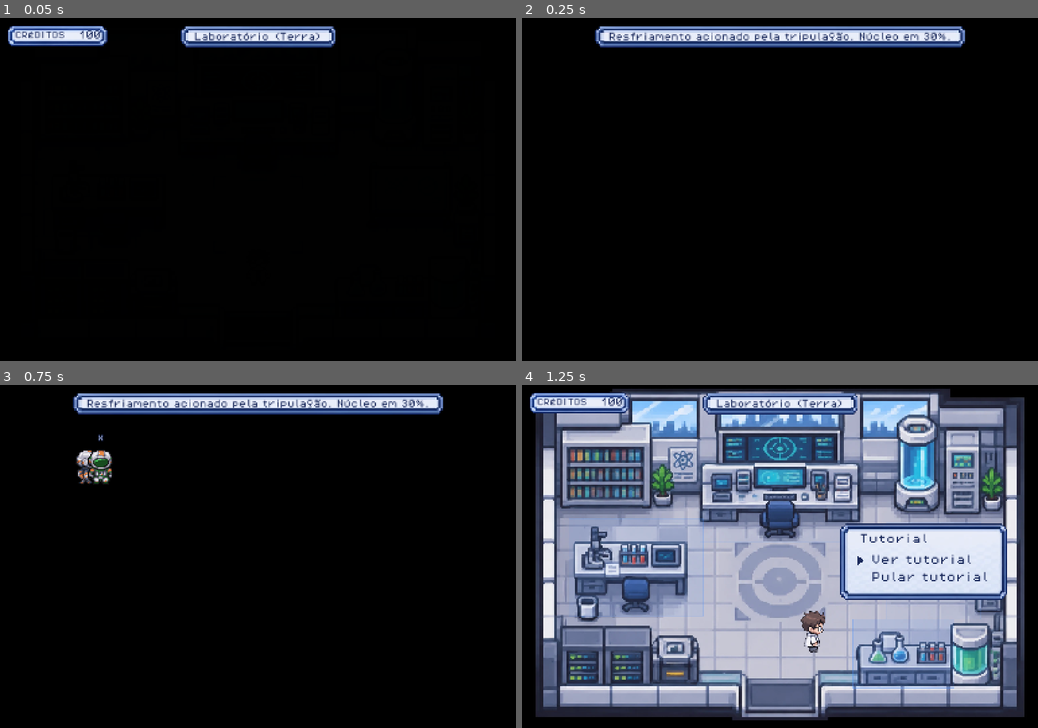
Above: before the commit, frames 1-4 (two rows, left to right).
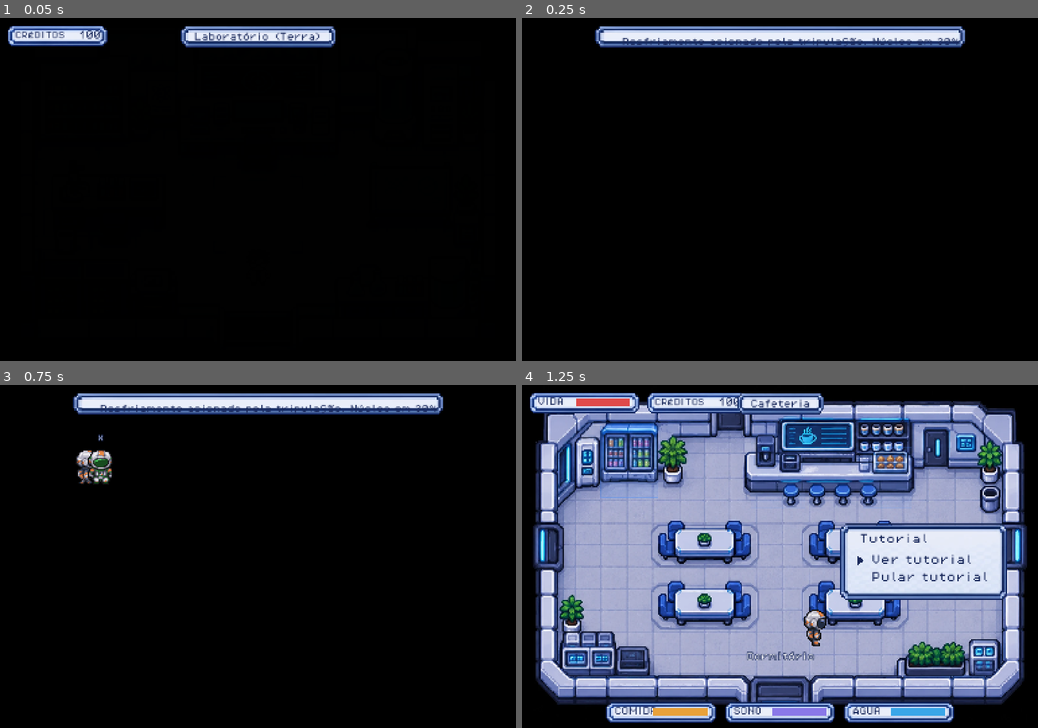
Above: after the commit, the same moments.

Repository: thallesgsrv/nasa-space-apps
Game: Godot game, scene res://tests/run_tests.tscn
Same seed, same stepped clock (60 frames per second), same inputs: the game is played once before the commit and once after it. This scene is started directly instead of the project's main scene. Video files are missing from this copy of the repository; at most half a second of black plays in their place. Sound files missing from this copy of the repository are replaced by a short silence.
Inputs (mouse positions are in pixels of both pictures, inside the frame that each line leads up to):
- Up to frame 1 (0.05 s): no input
- Up to frame 2 (0.25 s): no input
- Up to frame 3 (0.75 s): tap Enter at 0.5 s; move the mouse to (371, 539) at 0.52 s; hold D (move_right) from 0.53 s (still down); hold 1 (switch_world) from 0.53 s (still down); click (371, 539) at 0.67 s
- Up to frame 4 (1.25 s): keep holding D (move_right); keep holding 1 (switch_world); tap Space at 0.77 s

Frame 1 is identical in both runs. In frame 2, 1.0% of the frame differs, in the area x 16-85%, y 3-9%; in frame 3, 1.0%; in frame 4, 68%, in the area x 2-98%, y 1-99%.

Commit message:
feat(game): planejamento antes da cutscene, pausa de verdade com blur, avisos e barras de tempo
- solo: tela inicial = planejamento CML; depois a cutscene; o jogo comeca na estacao (Terra na tecla 1)
- reator e necessidades so correm enquanto o astronauta esta na nave (parados na Terra/menus)
- Esc: pausa a arvore (animacoes, fisica, relogios), a musica e os efeitos, com blur no fundo
- avisos fixos COM FOME!/COM SEDE! piscando no HUD e aviso repetido a cada 25 s
- barras de tempo do aquecedor (10 s) e da capsula; avisos longos quebram linha dentro da tela

Diff:
--- a/scripts/audio.gd
+++ b/scripts/audio.gd
@@ -89,6 +89,16 @@
 		play_room(r)
 
 
+## Pausa/retoma a musica e os efeitos (menu de pausa).
+func set_paused(v: bool) -> void:
+	for p in _music:
+		p.stream_paused = v
+	for p in _sfx:
+		p.stream_paused = v
+	if _cd_started:
+		_cd.stream_paused = v
+
+
 ## Som da contagem do nucleo: o arquivo termina na explosao, entao ele entra quando faltam
 ## "duracao do arquivo" segundos e fica sincronizado com a contagem (pausa junto com os menus).
 ## remaining < 0 = sem contagem (para o som).
--- a/scripts/game.gd
+++ b/scripts/game.gd
@@ -55,17 +55,6 @@
 		world.add_child(scientist)
 		_on_earth = true
 		_load_room(EARTH_ROOM, EARTH_SPAWN)
-	elif not Net.is_online():
-		# jogo solo: tudo comeca na TERRA (o cientista na base). E la que a missao e planejada (CML 1-9);
-		# depois o jogador aperta 1 e vai para a estacao.
-		world.remove_child(astronaut)
-		player = scientist
-		world.add_child(scientist)
-		_on_earth = true
-		_saved_room = START_ROOM
-		_saved_pos = Vector2.ZERO   # ZERO = chegar pelo ponto "start" da cafeteria
-		GameState.aboard = false     # o nucleo so esquenta depois que o astronauta pisar na nave
-		_load_room(EARTH_ROOM, EARTH_SPAWN)
 	else:
 		_load_room(START_ROOM, START_SPAWN)
 	UI.show_vitals(not _on_earth)
@@ -82,37 +71,35 @@
 		player.locked = true
 		await Interactions.show_tutorial()
 		if not MissionState.planned and not MissionState.planning_disabled:
-			if _on_earth:
-				await UI.say([tr("Você é o cientista na base, na Terra. É aqui que a missão nasce: o planejamento (CML 1 a 9)."), tr("Quando terminar, aperte 1 para ir à estação e começar a missão.")])
-			await MissionState.run_planning()   # fase na Terra: CML 1 a 9 (ou plano padrao)
+			await MissionState.run_planning()   # multiplayer: o host planeja aqui (no solo o planejamento vem antes da cutscene)
 		player.locked = false
 		if Missions.active == "" and Missions.finished.is_empty():
 			Missions.start("bionutrientes")
-		if _on_earth:
-			UI.toast(tr("Missão planejada. Aperte 1 para ir à estação."), 6.0)
+
 
 
 # Aviso de fome/sede: so quem esta na nave (astronauta) recebe; o cientista da Terra nao tem necessidades.
+# Avisa ao cruzar o limite e repete a cada 25 s enquanto continuar assim (alem do aviso fixo no HUD).
 const NEED_WARN := 30.0
-const NEED_CLEAR := 45.0
-var _warned := {"food": false, "thirst": false}
-
-
-func _check_needs() -> void:
-	if _on_earth or not GameState.running:
-		return
+const NEED_REPEAT := 25.0
+var _need_cd := {"food": 0.0, "thirst": 0.0}
+
+
+func _check_needs(delta: float) -> void:
 	var vals := {"food": GameState.food, "thirst": GameState.thirst}
 	var msgs := {"food": tr("Você está com FOME! Coma algo (cafeteria ou ração do armazém)."), "thirst": tr("Você está com SEDE! Beba algo (refrigerante ou água do armazém).")}
 	for k in vals:
-		if vals[k] < NEED_WARN and not _warned[k]:
-			_warned[k] = true
+		if _on_earth or not GameState.running or vals[k] >= NEED_WARN:
+			_need_cd[k] = 0.0
+			continue
+		_need_cd[k] -= delta
+		if _need_cd[k] <= 0.0:
+			_need_cd[k] = NEED_REPEAT
 			UI.toast(msgs[k], 4.0)
-		elif vals[k] > NEED_CLEAR:
-			_warned[k] = false
-
-
-func _process(_delta: float) -> void:
-	_check_needs()
+
+
+func _process(delta: float) -> void:
+	_check_needs(delta)
 	if not Net.is_online() or _room == null:
 		return
 	Net.report_pose(_room.scene_file_path, player.global_position, 0)
@@ -169,9 +156,7 @@
 	_room = scene.instantiate()
 	world.add_child(_room)
 	Audio.play_room(_room.room_id())   # ambiente da sala (fade)
-	if _room.room_id() != "laboratorio" and not GameState.aboard:
-		GameState.aboard = true
-		UI.toast(tr("Você embarcou na nave. Os sistemas começam a funcionar."), 4.0)
+
 	world.move_child(_room, 0) # sala atras, jogador na frente
 	for door in _room.find_children("*", "Area2D", true, false):
 		if door.has_signal("used"):
@@ -205,6 +190,7 @@
 # Esc: menu de pausa (o tempo do jogo congela enquanto o menu esta aberto; ver UI.busy).
 func _pause_menu() -> void:
 	player.locked = true
+	UI.pause_game(true)
 	while true:
 		var opts: Array = [tr("Continuar"), tr("Opções")]
 		if Net.is_online():
@@ -223,11 +209,13 @@
 		var sure := await UI.choose([tr("Não, continuar jogando"), tr("Sim, tenho certeza")], q)
 		if sure != 1:
 			continue
+		UI.pause_game(false)
 		GameState.reset()
 		if Net.is_online():
 			Net.leave()
 		get_tree().change_scene_to_file("res://scenes/game.tscn" if restart else "res://scenes/start_menu.tscn")
 		return
+	UI.pause_game(false)
 	player.locked = false
 
 
@@ -246,6 +234,7 @@
 		_swap_player(scientist)
 		_load_room(EARTH_ROOM, EARTH_SPAWN)
 		_on_earth = true
+		GameState.aboard = false   # o astronauta nao esta se movendo na nave: o reator nao esquenta
 		UI.show_vitals(false)
 		UI.toast(tr("Terra: você controla o cientista. Aperte 1 para voltar à estação."), 4.0)
 	else:
@@ -256,6 +245,7 @@
 			_load_room(_saved_room, "")
 			player.global_position = _saved_pos
 		_on_earth = false
+		GameState.aboard = true
 		UI.show_vitals(true)
 		UI.toast(tr("Estação: você controla o astronauta."), 3.0)
 	await _fade_to(0.0)
--- a/scripts/game_state.gd
+++ b/scripts/game_state.gd
@@ -40,7 +40,7 @@
 }
 
 var running := false  # so conta tempo durante a partida
-var aboard := true    # ja pisou na nave? Antes disso (jogo solo comeca na Terra) nada esquenta nem da fome
+var aboard := true    # o astronauta pode se mover na nave? (false enquanto o jogador esta na Terra: o reator nao esquenta)
 var food := 100.0
 var thirst := 100.0
 var sleep := 100.0
@@ -113,7 +113,7 @@
 		if capsule_left <= 0.0:
 			_capsule_arrived()
 	if not aboard:
-		return  # ainda na Terra: o nucleo so comeca a esquentar (e a fome a bater) depois da 1a vez na nave
+		return  # o astronauta nao esta se movendo na nave: o nucleo nao esquenta nem a fome bate
 	if UI.busy and not UI.realtime:
 		return  # menus e dialogos congelam o tempo das necessidades
 	food = maxf(0.0, food - FOOD_DECAY * delta)
--- a/scripts/lang.gd
+++ b/scripts/lang.gd
@@ -720,6 +720,10 @@
 	"Risco": "Risk",
 	"Consumo de energia": "Energy use",
 	"Peças reserva": "Spare parts",
+	"COM FOME!": "HUNGRY!",
+	"COM SEDE!": "THIRSTY!",
+	"Aquecendo... %d s": "Heating... %d s",
+	"Cápsula... %d s": "Capsule... %d s",
 }
 
 var language := "pt"
--- a/scripts/start_menu.gd
+++ b/scripts/start_menu.gd
@@ -100,5 +100,8 @@
 func _start_game() -> void:
 	_starting = true
 	GameState.reset()
+	# tela inicial: o planejamento da missao (CML 1-9) vem ANTES da cutscene; depois o jogo comeca na estacao
+	if not MissionState.planning_disabled:
+		await MissionState.run_planning()
 	await UI.fade_to(1.0, 0.5)
 	get_tree().change_scene_to_file(GAME_SCENE)
--- a/scripts/ui/ui.gd
+++ b/scripts/ui/ui.gd
@@ -38,6 +38,10 @@
 # HUD
 var _hud: Control
 var _credits_box: Control
+var _warn_food: Label
+var _warn_thirst: Label
+var _vitals_visible := true
+var _timers: Dictionary = {}
 var _credits_label: Label
 var _bars: Dictionary = {}       # nome -> ColorRect (preenchimento)
 var _hp_fill: ColorRect
@@ -107,6 +111,7 @@
 	_build_hud()
 	_build_dialog()
 	_build_menu()
+	_build_blur()
 	_build_toast()
 	_build_panel()
 	_build_tracker()
@@ -179,6 +184,8 @@
 
 ## Nova partida: devolve a interface ao estado inicial (sem travas, sem telas abertas, tempo normal).
 func reset() -> void:
+	if paused_game:
+		pause_game(false)
 	_locks = 0
 	realtime = false
 	_dismissing = false
@@ -207,6 +214,8 @@
 
 ## Vida e necessidades (comida, sono, agua) so existem para quem esta na nave; o cientista da Terra nao tem.
 func show_vitals(v: bool) -> void:
+	_vitals_visible = v
+	_refresh_hud()
 	for fill in _bars.values():
 		fill.get_parent().visible = v
 	_hp_fill.get_parent().visible = v
@@ -388,11 +397,66 @@
 	fill.size = Vector2(0, 20)
 	box.add_child(fill)
 	var tw := create_tween()
+	tw.set_pause_mode(Tween.TWEEN_PAUSE_STOP)   # a pausa do jogo congela a producao
 	tw.tween_method(func(v: float):
 		fill.size.x = 150.0 * v
 		lab.text = "%s %d s" % [text, ceili(seconds * (1.0 - v))], 0.0, 1.0, seconds)
 	await tw.finished
 	box.queue_free()
+
+
+# ---- pausa: congela a arvore (animacoes, fisica, relogios), pausa a musica e desfoca o fundo
+const BLUR_SHADER := """
+shader_type canvas_item;
+uniform sampler2D screen_tex : hint_screen_texture, filter_linear_mipmap;
+uniform float lod = 0.0;
+uniform float dim = 0.0;
+void fragment() {
+	vec4 c = textureLod(screen_tex, SCREEN_UV, lod);
+	COLOR = vec4(c.rgb * (1.0 - dim), 1.0);
+}
+"""
+var _blur: ColorRect
+var _blur_tween: Tween
+var paused_game := false
+
+
+func _build_blur() -> void:
+	_blur = ColorRect.new()
+	_blur.set_anchors_preset(Control.PRESET_FULL_RECT)
+	_blur.mouse_filter = Control.MOUSE_FILTER_IGNORE
+	_blur.visible = false
+	var sh := Shader.new()
+	sh.code = BLUR_SHADER
+	var mat := ShaderMaterial.new()
+	mat.shader = sh
+	_blur.material = mat
+	add_child(_blur)
+	move_child(_blur, _menu.get_index())
+
+
+## Liga/desliga a pausa de verdade. Offline congela a arvore inteira; online so desfoca e silencia
+## (outros jogadores continuam jogando).
+func pause_game(v: bool) -> void:
+	paused_game = v
+	Audio.set_paused(v)
+	if not Net.is_online():
+		get_tree().paused = v
+	if _blur_tween:
+		_blur_tween.kill()
+	var mat := _blur.material as ShaderMaterial
+	if v:
+		_blur.visible = true
+		_blur_tween = create_tween()
+		_blur_tween.tween_method(func(x: float):
+			mat.set_shader_parameter("lod", 3.0 * x)
+			mat.set_shader_parameter("dim", 0.25 * x), 0.0, 1.0, 0.25)
+	else:
+		_blur_tween = create_tween()
+		_blur_tween.tween_method(func(x: float):
+			mat.set_shader_parameter("lod", 3.0 * x)
+			mat.set_shader_parameter("dim", 0.25 * x), 1.0, 0.0, 0.15)
+		_blur_tween.tween_callback(func(): _blur.visible = false)
 
 
 ## Opcoes (menu inicial e menu de pausa): idioma. A escolha fica salva (Lang).
@@ -416,10 +480,16 @@
 
 func toast(text: String, seconds: float = 3.0) -> void:
 	_toast_label.text = text
-	var w := FONT.get_string_size(text, HORIZONTAL_ALIGNMENT_LEFT, -1, 24).x + 80.0
-	_toast.size = Vector2(w, 64)
+	# largura maxima: mensagens longas quebram linha em vez de sair da tela
+	var text_w := FONT.get_string_size(text, HORIZONTAL_ALIGNMENT_LEFT, -1, 24).x
+	var w := minf(text_w + 80.0, 1180.0)
+	var lines := maxi(1, ceili(text_w / (w - 80.0)))
+	var h := 64.0 + float(lines - 1) * 30.0
+	_toast.size = Vector2(w, h)
 	_toast.position = Vector2((VIEW.x - w) / 2.0, 24)
 	_toast_label.size = _toast.size
+	_toast_label.position = Vector2.ZERO
+	_toast_label.custom_minimum_size = _toast.size
 	_toast.visible = true
 	_toast.modulate.a = 1.0
 	if _toast_tween:
@@ -479,6 +549,24 @@
 		_bars[d[0]] = _make_bar(Vector2(x, 944), Vector2(pw, 64), d[1], d[2])
 	# vida (canto superior esquerdo)
 	_hp_fill = _make_bar(Vector2(20, 20), Vector2(pw, 64), "VIDA", Color("e04a4a"))
+	_build_timers()
+	# avisos fixos de fome/sede (piscam acima das barras)
+	for k in ["food", "thirst"]:
+		var w := _label(tr("COM FOME!") if k == "food" else tr("COM SEDE!"), 26)
+		w.set_meta("k", "COM FOME!" if k == "food" else "COM SEDE!")
+		_static_labels.append(w)
+		w.add_theme_color_override("font_color", Color("e02020"))
+		w.add_theme_color_override("font_outline_color", Color.WHITE)
+		w.add_theme_constant_override("outline_size", 8)
+		w.horizontal_alignment = HORIZONTAL_ALIGNMENT_CENTER
+		w.size = Vector2(pw, 34)
+		w.position = Vector2(x0 if k == "food" else x0 + 2.0 * (pw + gap), 902)
+		w.visible = false
+		_hud.add_child(w)
+		if k == "food":
+			_warn_food = w
+		else:
+			_warn_thirst = w
 	# creditos da missao (sempre na tela: o que sobra vira pontos no relatorio)
 	_credits_box = NinePatchRect.new()
 	_credits_box.texture = TEX_BAR
@@ -536,6 +624,8 @@
 	_set_fill(_bars["thirst"], GameState.thirst)
 	_set_fill(_hp_fill, GameState.health)
 	_credits_label.text = str(int(MissionState.p("credits")))
+	_warn_food.visible = _vitals_visible and GameState.food < 30.0
+	_warn_thirst.visible = _vitals_visible and GameState.thirst < 30.0
 
 
 func _set_fill(fill: ColorRect, value: float) -> void:
@@ -705,6 +795,7 @@
 	_toast_label = _label("", 24)
 	_toast_label.horizontal_alignment = HORIZONTAL_ALIGNMENT_CENTER
 	_toast_label.vertical_alignment = VERTICAL_ALIGNMENT_CENTER
+	_toast_label.autowrap_mode = TextServer.AUTOWRAP_WORD_SMART
 	_toast.add_child(_toast_label)
 
 
@@ -809,6 +900,52 @@
 		_voyage_bars[d[0]] = fill
 
 
+# Barras de tempo fixas: aquecimento dos pacotes e viagem da capsula (producao usa timer_bar).
+func _build_timers() -> void:
+	for k in ["heat", "capsule"]:
+		var box := NinePatchRect.new()
+		box.texture = TEX_BAR
+		for side in ["left", "right", "top", "bottom"]:
+			box.set("patch_margin_" + side, 20)
+		box.size = Vector2(470, 64)
+		box.position = Vector2(440.0, 100.0 if k == "heat" else 174.0)   # sob os creditos, longe do rastreador (direita)
+		box.visible = false
+		_hud.add_child(box)
+		var lab := _label("", 20)
+		lab.position = Vector2(24, 20)
+		box.add_child(lab)
+		var bg := ColorRect.new()
+		bg.color = Color(INK, 0.35)
+		bg.position = Vector2(470.0 - 190.0, 22)
+		bg.size = Vector2(150, 20)
+		box.add_child(bg)
+		var fill := ColorRect.new()
+		fill.color = Color("e07a3a") if k == "heat" else Color("3aa6e8")
+		fill.position = bg.position
+		fill.size = Vector2(0, 20)
+		box.add_child(fill)
+		_timers[k] = {"box": box, "label": lab, "fill": fill}
+
+
+func _refresh_timers() -> void:
+	if _timers.is_empty():
+		return
+	var heating: bool = Missions.heater_state == "heating"
+	var h: Dictionary = _timers["heat"]
+	(h["box"] as Control).visible = heating
+	if heating:
+		var f := 1.0 - clampf(Missions.heating_left / Missions.HEAT_TIME, 0.0, 1.0)
+		(h["fill"] as ColorRect).size.x = 150.0 * f
+		(h["label"] as Label).text = tr("Aquecendo... %d s") % ceili(Missions.heating_left)
+	var travelling: bool = GameState.capsule_item != "" and not GameState.capsule_hold
+	var c: Dictionary = _timers["capsule"]
+	(c["box"] as Control).visible = travelling
+	if travelling:
+		var f2 := 1.0 - clampf(GameState.capsule_left / GameState.CAPSULE_TIME, 0.0, 1.0)
+		(c["fill"] as ColorRect).size.x = 150.0 * f2
+		(c["label"] as Label).text = tr("Cápsula... %d s") % ceili(GameState.capsule_left)
+
+
 func _refresh_voyage() -> void:
 	_voyage.visible = Voyage.active and _hud.visible
 	if not _voyage.visible:
@@ -850,6 +987,10 @@
 
 func _process(delta: float) -> void:
 	_ui_t += delta
+	_refresh_timers()
+	var blink := 0.55 + 0.45 * sin(_ui_t * 8.0)
+	_warn_food.modulate.a = blink
+	_warn_thirst.modulate.a = blink
 	if _tracker_open_left > 0.0:
 		_tracker_open_left -= delta
 		if _tracker_open_left <= 0.0:
--- a/tests/run_tests.gd
+++ b/tests/run_tests.gd
@@ -449,7 +449,7 @@
 	await get_tree().create_timer(0.7).timeout   # espera o fade e o menu do tutorial abrirem
 	UI.dismiss_all()   # fecha o tutorial
 	await get_tree().create_timer(0.1).timeout
-	check(game._on_earth and game._room.room_id() == "laboratorio" and game.player == game.scientist, "o jogo solo COMECA na Terra (laboratorio, como cientista)")
+	check(not game._on_earth and game._room.room_id() == "cafeteria" and game.player == game.astronaut, "o jogo solo comeca na estacao (cafeteria); a Terra fica na tecla 1")
 	var rooms: Array = []
 	for f in DirAccess.get_files_at("res://scenes/rooms"):
 		if f.ends_with(".tscn"):
